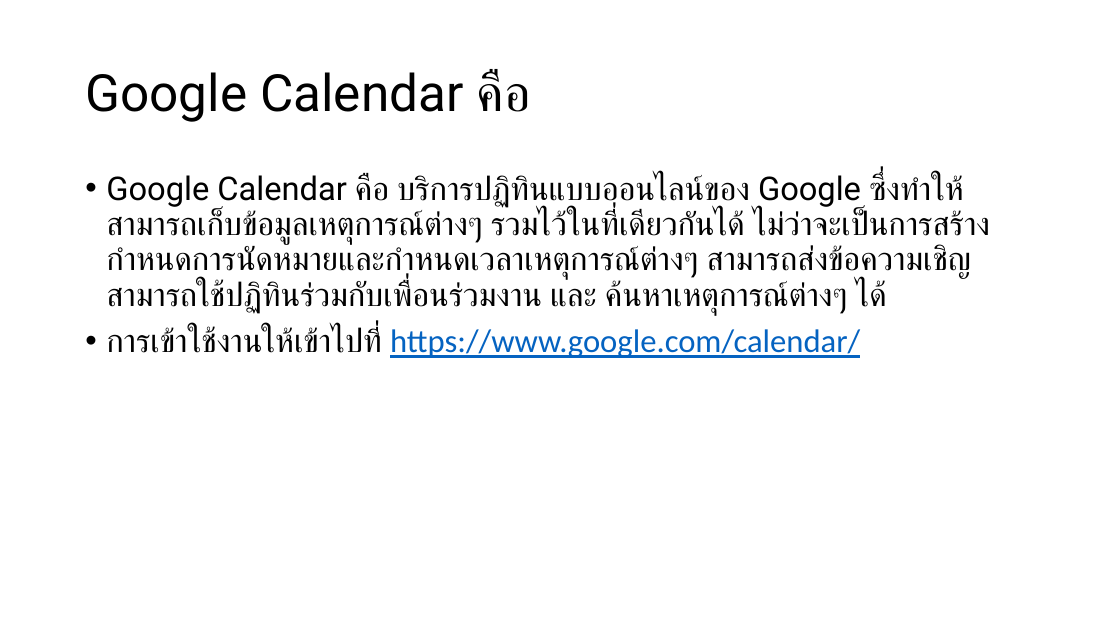
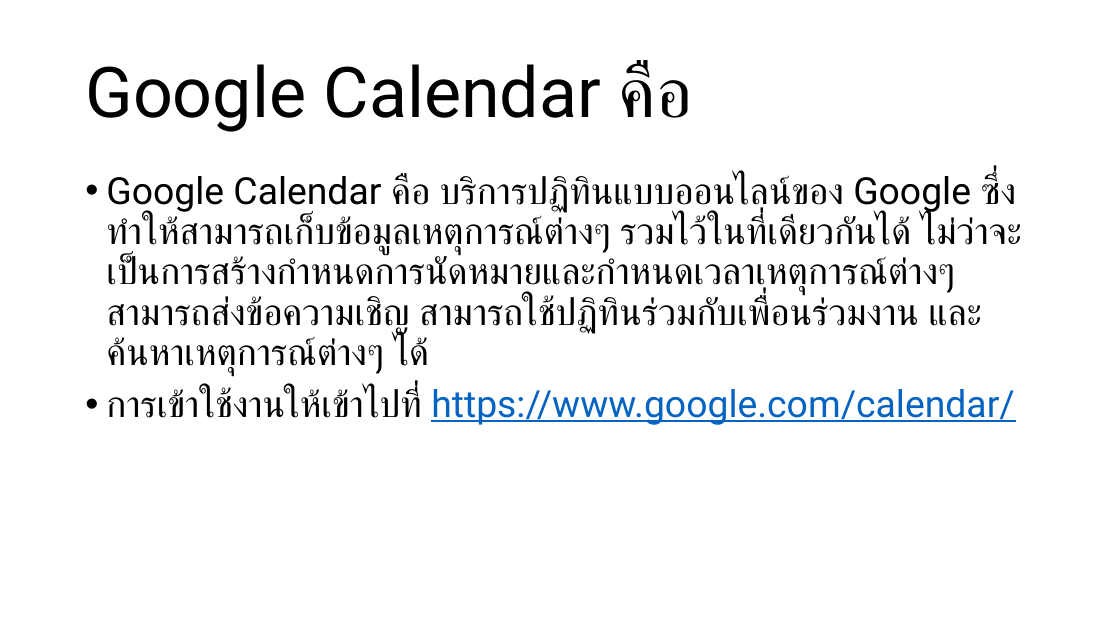
Before and after one commit to bratchasak/gcalendar, a slide deck: slide 3 of Google Calendar.pptx. Drawn at 1120x630 pixels with LibreOffice and Linux fonts; fonts in the diff are those of the drawing. Boxes give left, top, right and bottom in pixels: in the first picture for what was removed or moved away, otherwise in the second. Text is boxed around its words. In the diff, an @@ line names an element or a change of style, - is before the commit and + after.

```diff
--- a/Google Calendar.pptx
+++ b/Google Calendar.pptx
@@ title "Google Calendar คือ" at (85,62,692,132): size 44 to 60 pt @@
@@ text "Google Calendar คือ บริการปฏิทินแบบออนไลน์ของ Google ..." at (106,175,1022,425): size 28 to 32 pt; font Calibri to Roboto in "การเข้าใช้งานให้เข้าไปที่ https://www.google.com/calendar/" @@
```
Also in this commit, not shown: 16 other slides changed.
